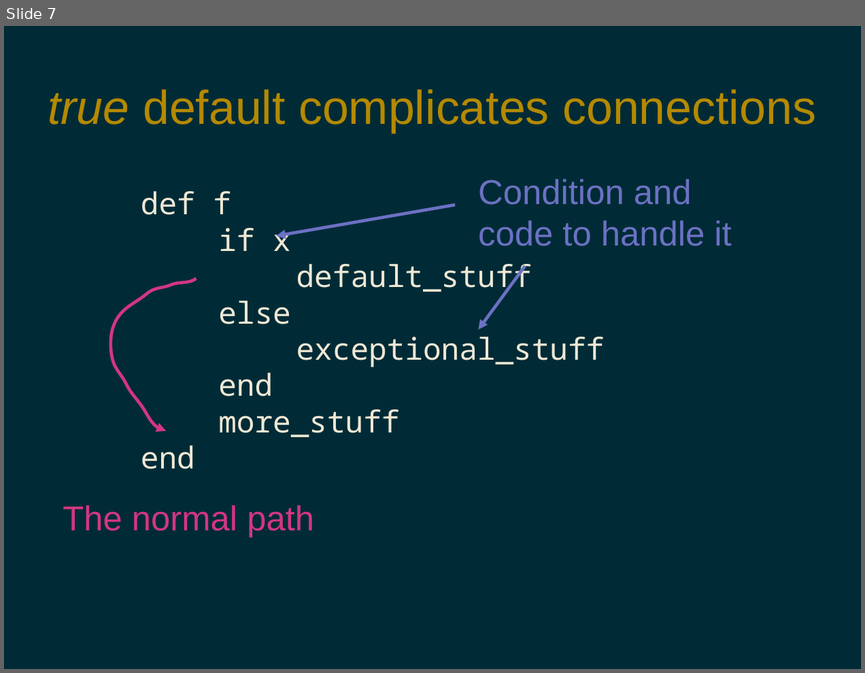
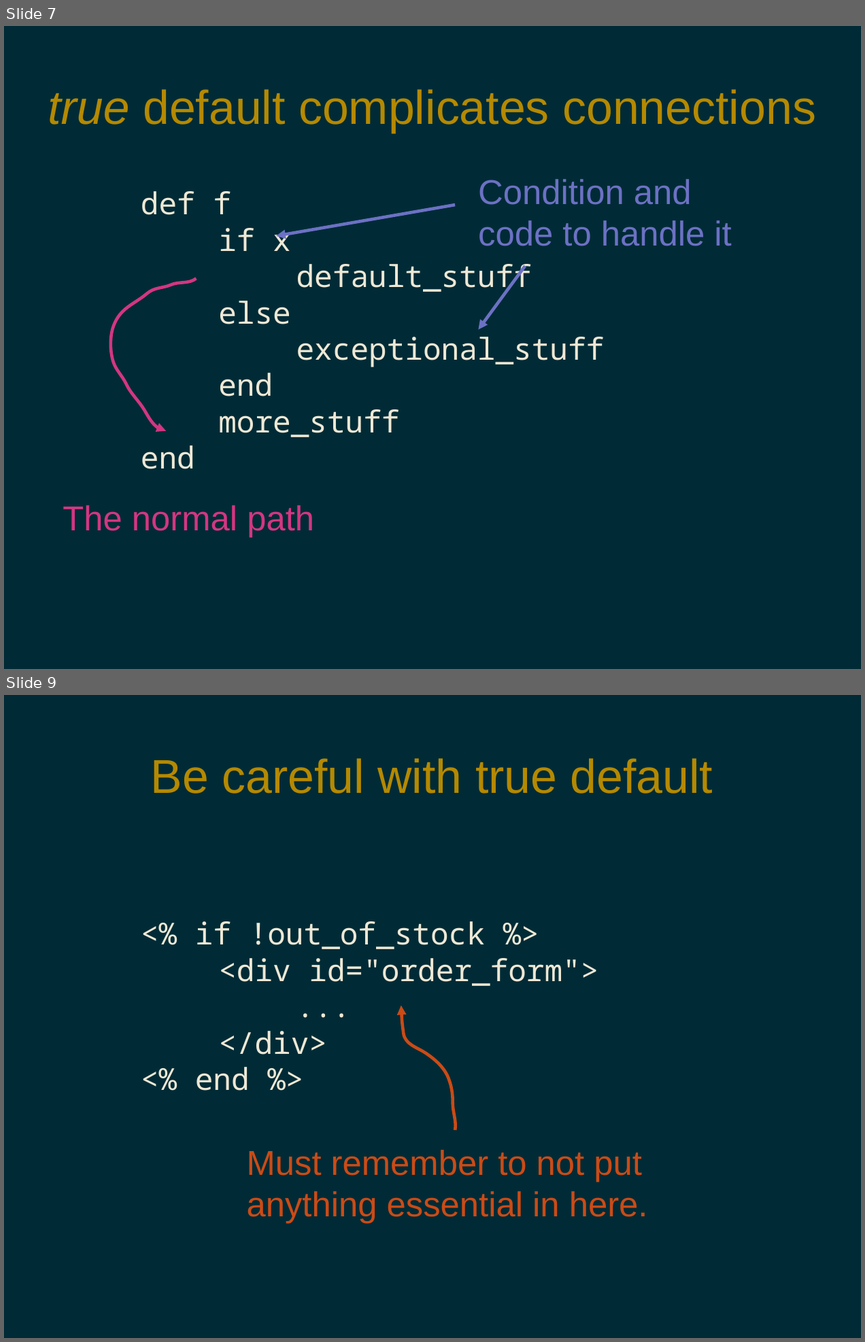
Before and after one commit to pdg137/always-default-to-false, a slide deck: always-default-to-false.odp. Shown one above the other, each under a label of ours: slide 7 before the commit, slides 7 and 9 after it; the slides between them are not shown. The pictures are 865x673 and 865x1342 pixels, drawn with LibreOffice and Linux fonts; fonts in the diff are those of the drawing. Boxes give left, top, right and bottom in pixels: in the first picture for what was removed or moved away, otherwise in the second. Text is boxed around its words. In the diff, an @@ line names an element or a change of style, - is before the commit and + after.

```diff
--- a/always-default-to-false.odp
+++ b/always-default-to-false.odp
@@ slide 9 added at box(4, 695, 861, 1338), background #002B36 @@
@@ title added at box(151, 758, 713, 794), 44 pt, text #B58900 @@
+Be careful with true default
@@ text added at box(195, 921, 598, 1091), 28 pt, text #EEE8D5 @@
+<% if !out_of_stock %>
+<div id="order_form">
+...
+</div>
+<% end %>
@@ freeform shape added at box(401, 1005, 456, 1130), outline #CB4B16 2.89 pt @@
@@ text added at box(247, 1150, 648, 1224), 32 pt, text #CB4B16 @@
+Must remember to not put
+anything essential in here.
```
Also in this commit, not shown: 4 slides changed.
